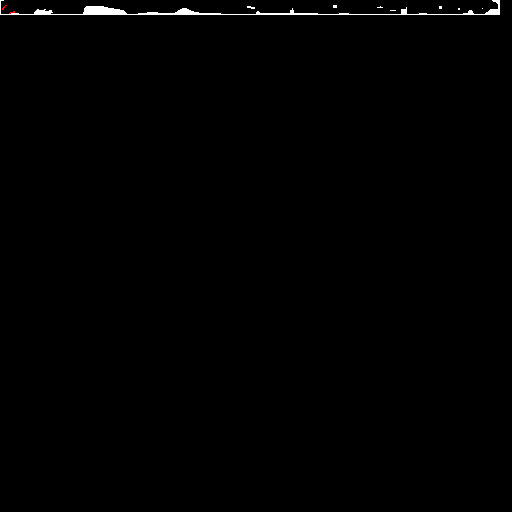
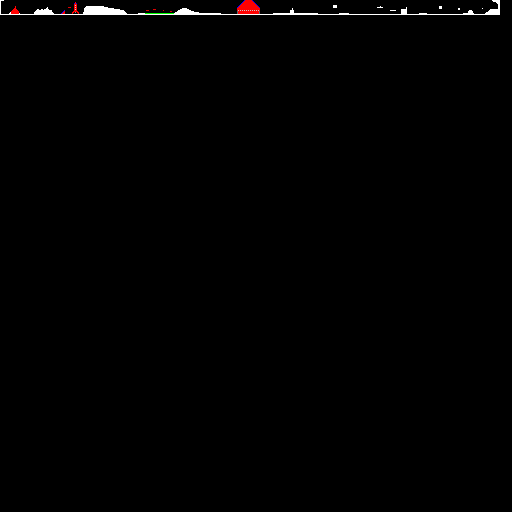
Layers edited between the first and the second 512 × 512 image:
painted on "Layer 1" over [2, 0, 273, 14]
